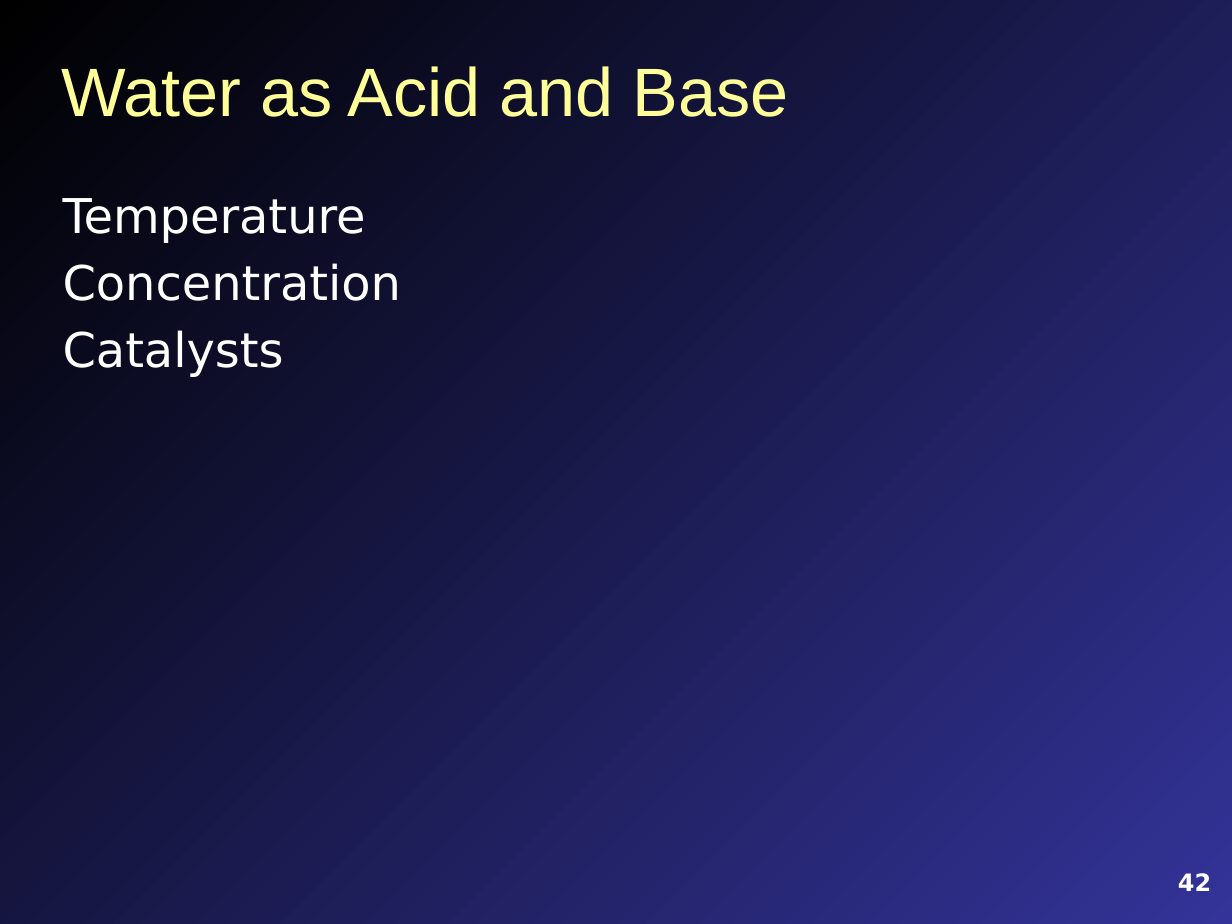
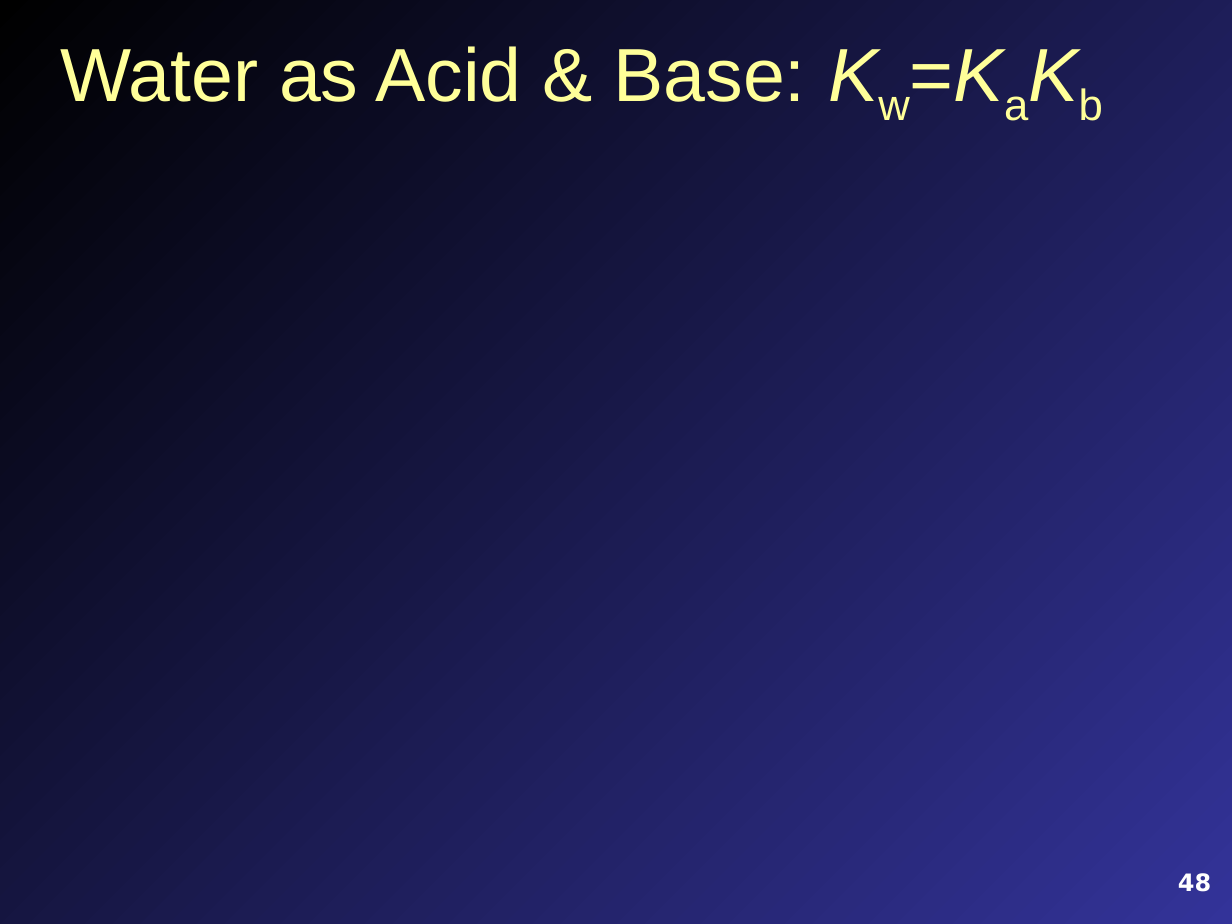
Before and after one commit to profmitch/profmitch.github.io, a slide deck: slide 48 of Teaching/Chemistry/Lecture Slides/FCC Chem 3A Chap 13 Content.pptx (slide 42 before the commit). Drawn at 1232x924 pixels with LibreOffice and Linux fonts; fonts in the diff are those of the drawing; grey boxes stand for pictures. Boxes give left, top, right and bottom in pixels: in the first picture for what was removed or moved away, otherwise in the second. Text is boxed around its words. In the diff, an @@ line names an element or a change of style, - is before the commit and + after.

```diff
--- a/Teaching/Chemistry/Lecture Slides/FCC Chem 3A Chap 13 Content.pptx
+++ b/Teaching/Chemistry/Lecture Slides/FCC Chem 3A Chap 13 Content.pptx
@@ title at [60, 46, 805, 102]: text changed; size 40 to 44 pt @@
-Water as Acid and Base
+Water as Acid & Base: Kw=KaKb
@@ text removed at [63, 198, 402, 377] @@
-Temperature
-Concentration
-Catalysts
@@ page number at [1178, 873, 1211, 892]: text changed @@
-42
+48
```
Also in this commit, not shown: 7 other slides changed, 11 slides added, 3 slides removed, 14 other files.
